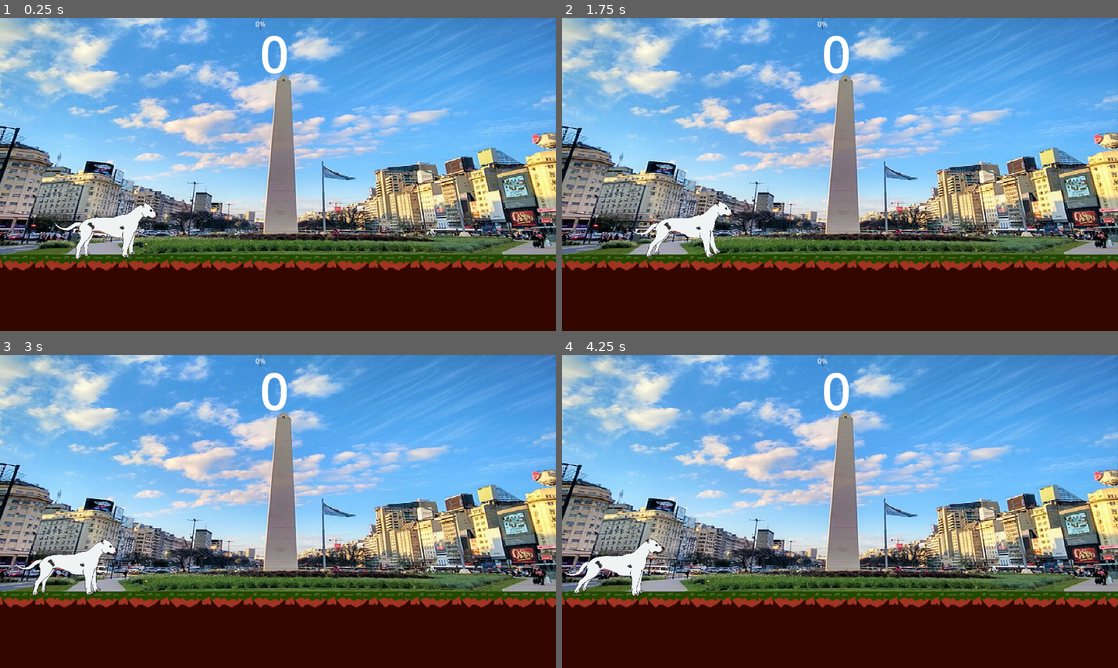
Above: before the commit, frames 1-4 (two rows, left to right).
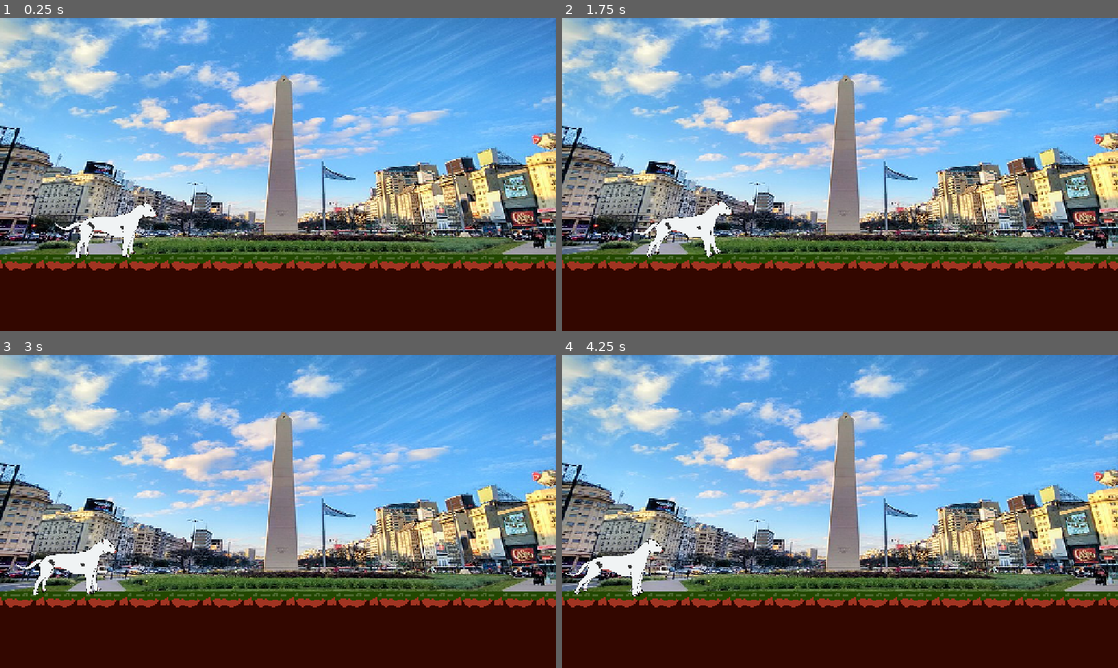
Above: after the commit, the same moments.

Repository: TheLuck12/DogoRun
Game: Godot game, scene res://Escena/nivel.tscn
Same seed, same stepped clock (60 frames per second), same inputs: the game is played once before the commit and once after it. The engine's default icon, where the game draws it, is replaced by a stand-in: a white triangle on a blue panel in a dark square.
Inputs:
- Up to frame 1 (0.25 s): no input
- Up to frame 2 (1.75 s): tap Enter (ui_accept) at 0.5, 0.77, 1.25, 1.52 s; hold Y 0.53-1.28 s; tap Y at 1.35 s
- Up to frame 3 (3 s): hold Y 2.03-2.78 s; tap Enter (ui_accept) at 2.75 s; tap Y at 2.85 s
- Up to frame 4 (4.25 s): tap Enter (ui_accept) at 3.02, 3.77 s; hold Y from 3.53 s (still down)

The runs differ from the first frame. In frame 1, 10% of the frame differs, in the area x 0-100%, y 0-81%; in frame 2, 10%; in frame 3, 10%; in frame 4, 10%.

Commit message:
nivel en prueba

Diff:
--- a/Escena/jugador.tscn
+++ b/Escena/jugador.tscn
@@ -4,12 +4,13 @@
 [ext_resource type="Texture2D" uid="uid://uu2fgpx4h2cv" path="res://Arte/Dogo/DogoArgentino.png" id="2_vsv37"]
 
 [sub_resource type="CapsuleShape2D" id="CapsuleShape2D_lbyo6"]
-height = 160.0
+radius = 7.2
+height = 177.778
 
 [sub_resource type="SkeletonModificationStack2D" id="SkeletonModificationStack2D_x1bex"]
 
 [sub_resource type="CapsuleShape2D" id="CapsuleShape2D_6ehte"]
-radius = 36.0
+radius = 57.6
 height = 174.0
 
 [sub_resource type="Animation" id="Animation_hw46g"]
@@ -219,13 +220,14 @@
 }
 
 [node name="Jugador" type="CharacterBody2D" groups=["PJ"]]
+scale = Vector2(0.84375, 0.833333)
 script = ExtResource("1_t2qgo")
 fuerzaSalto = 800
 metadata/_edit_horizontal_guides_ = [102.0]
 
 [node name="CollisionShape2D" type="CollisionShape2D" parent="."]
 physics_interpolation_mode = 1
-position = Vector2(0, 92)
+position = Vector2(9.48148, 97.2)
 rotation = 1.5708
 shape = SubResource("CapsuleShape2D_lbyo6")
 
@@ -375,6 +377,7 @@
 rest = Transform2D(0.853312, -0.521401, 0.521401, 0.853312, 21.0634, 6.11022)
 
 [node name="Perder" type="Area2D" parent="." groups=["PJ"]]
+position = Vector2(0, 13)
 
 [node name="CollisionShape2D" type="CollisionShape2D" parent="Perder"]
 position = Vector2(0, 11)
--- a/Escena/nivel.tscn
+++ b/Escena/nivel.tscn
@@ -9,7 +9,6 @@
 [ext_resource type="PackedScene" uid="uid://hiq8v640fdkr" path="res://Escena/mov_obs_3.tscn" id="6_ovso8"]
 [ext_resource type="Texture2D" uid="uid://c3j74w5qh2243" path="res://Arte/ObeliscoBA2015.2.jpg" id="7_f8y3q"]
 [ext_resource type="PackedScene" uid="uid://tbovlcygn17y" path="res://Escena/meta.tscn" id="9_cbkso"]
-[ext_resource type="PackedScene" uid="uid://blbrhdkmb00ge" path="res://Escena/interfaz.tscn" id="10_mwbu2"]
 
 [sub_resource type="TileSetAtlasSource" id="TileSetAtlasSource_kmxtv"]
 texture = ExtResource("1_6ytlt")
@@ -57,7 +56,7 @@
 layer_0/tile_data = PackedInt32Array(720918, 65536, 0, 786454, 65536, 1, 720919, 131072, 0, 786455, 131072, 1, 851990,  …(48126 unchanged characters)…
 
 [node name="Obstaculos" type="Node2D" parent="."]
-position = Vector2(864, 784)
+position = Vector2(0, 8)
 
 [node name="Colectivos" type="Node2D" parent="Obstaculos"]
 position = Vector2(-152, 592)
@@ -87,7 +86,7 @@
 position = Vector2(-208, -696)
 
 [node name="Enemigo1" parent="Obstaculos/TiraBotella" instance=ExtResource("2_lar65")]
-position = Vector2(4072, 1216)
+position = Vector2(4688, 1216)
 
 [node name="Enemigo2" parent="Obstaculos/TiraBotella" instance=ExtResource("2_lar65")]
 position = Vector2(7920, 1216)
@@ -96,37 +95,91 @@
 position = Vector2(12016, 1216)
 
 [node name="Enemigo3" parent="Obstaculos/TiraBotella" instance=ExtResource("2_lar65")]
-position = Vector2(13536, 1232)
+position = Vector2(13536, 1216)
 
 [node name="Enemigo4" parent="Obstaculos/TiraBotella" instance=ExtResource("2_lar65")]
-position = Vector2(16647, 1224)
+position = Vector2(16647, 1216)
 
 [node name="Enemigo5" parent="Obstaculos/TiraBotella" instance=ExtResource("2_lar65")]
-position = Vector2(19336, 1224)
+position = Vector2(19336, 1216)
 
 [node name="Enemigo6" parent="Obstaculos/TiraBotella" instance=ExtResource("2_lar65")]
-position = Vector2(20104, 1224)
+position = Vector2(20104, 1216)
 
 [node name="Enemigo8" parent="Obstaculos/TiraBotella" instance=ExtResource("2_lar65")]
-position = Vector2(23616, 1224)
+position = Vector2(23616, 1216)
 
 [node name="Enemigo9" parent="Obstaculos/TiraBotella" instance=ExtResource("2_lar65")]
-position = Vector2(24912, 1224)
+position = Vector2(24912, 1216)
+
+[node name="Enemigo10" parent="Obstaculos/TiraBotella" instance=ExtResource("2_lar65")]
+position = Vector2(27400, 1216)
+
+[node name="Enemigo11" parent="Obstaculos/TiraBotella" instance=ExtResource("2_lar65")]
+position = Vector2(28504, 1216)
 
 [node name="Drones" type="Node2D" parent="Obstaculos"]
 position = Vector2(-208, -696)
 
-[node name="Obstaculo4" parent="Obstaculos/Drones" instance=ExtResource("5_2jeap")]
-position = Vector2(7800, 96)
+[node name="MovObs4" parent="Obstaculos/Drones" instance=ExtResource("6_ovso8")]
+position = Vector2(9167, 928)
+
+[node name="Obstaculo4" parent="Obstaculos/Drones/MovObs4" instance=ExtResource("5_2jeap")]
+position = Vector2(8, -184)
 
 [node name="MovObs3" parent="Obstaculos/Drones" instance=ExtResource("6_ovso8")]
-position = Vector2(2416, 920)
+position = Vector2(3304, 920)
 
 [node name="Obstaculo3" parent="Obstaculos/Drones/MovObs3" instance=ExtResource("5_2jeap")]
 position = Vector2(8, 182)
 
-[node name="MovObs4" parent="Obstaculos/Drones" instance=ExtResource("6_ovso8")]
-position = Vector2(7792, 280)
+[node name="MovObs5" parent="Obstaculos/Drones" instance=ExtResource("6_ovso8")]
+position = Vector2(10704, 920)
+
+[node name="Obstaculo3" parent="Obstaculos/Drones/MovObs5" instance=ExtResource("5_2jeap")]
+position = Vector2(8, 182)
+
+[node name="MovObs6" parent="Obstaculos/Drones" instance=ExtResource("6_ovso8")]
+position = Vector2(16048, 920)
+
+[node name="Obstaculo3" parent="Obstaculos/Drones/MovObs6" instance=ExtResource("5_2jeap")]
+position = Vector2(0, 120)
+
+[node name="MovObs7" parent="Obstaculos/Drones" instance=ExtResource("6_ovso8")]
+position = Vector2(15288, 920)
+
+[node name="Obstaculo3" parent="Obstaculos/Drones/MovObs7" instance=ExtResource("5_2jeap")]
+position = Vector2(8, 64)
+
+[node name="MovObs8" parent="Obstaculos/Drones" instance=ExtResource("6_ovso8")]
+position = Vector2(21016, 920)
+
+[node name="Obstaculo3" parent="Obstaculos/Drones/MovObs8" instance=ExtResource("5_2jeap")]
+position = Vector2(8, 24)
+
+[node name="MovObs9" parent="Obstaculos/Drones" instance=ExtResource("6_ovso8")]
+position = Vector2(24272, 920)
+
+[node name="Obstaculo3" parent="Obstaculos/Drones/MovObs9" instance=ExtResource("5_2jeap")]
+position = Vector2(8, -104)
+
+[node name="MovObs10" parent="Obstaculos/Drones" instance=ExtResource("6_ovso8")]
+position = Vector2(26704, 920)
+
+[node name="Obstaculo3" parent="Obstaculos/Drones/MovObs10" instance=ExtResource("5_2jeap")]
+position = Vector2(8, 8)
+
+[node name="MovObs11" parent="Obstaculos/Drones" instance=ExtResource("6_ovso8")]
+position = Vector2(27408, 920)
+
+[node name="Obstaculo3" parent="Obstaculos/Drones/MovObs11" instance=ExtResource("5_2jeap")]
+position = Vector2(8, 216)
+
+[node name="MovObs12" parent="Obstaculos/Drones" instance=ExtResource("6_ovso8")]
+position = Vector2(28288, 920)
+
+[node name="Obstaculo3" parent="Obstaculos/Drones/MovObs12" instance=ExtResource("5_2jeap")]
+position = Vector2(8, -160)
 
 [node name="DetectarObjTirable" type="Area2D" parent="."]
 position = Vector2(680, 368)
@@ -165,6 +218,4 @@
 limit_smoothed = true
 position_smoothing_speed = 3.5
 
-[node name="Interfaz" parent="." instance=ExtResource("10_mwbu2")]
-
 [connection signal="body_entered" from="DetectarObjTirable" to="." method="ActivarTimer"]
--- a/Escena/obstaculo_2.tscn
+++ b/Escena/obstaculo_2.tscn
@@ -79,6 +79,6 @@
 
 [node name="CollisionPolygon2D" type="CollisionPolygon2D" parent="."]
 position = Vector2(-590, -219)
-polygon = PackedVector2Array(0.526306, -67.3158, 1263.68, -67.3158, 1263.68, -33.6316, -66.8421, -33.6316)
+polygon = PackedVector2Array(67.8947, -67.3158, 1145.79, -67.3158, 1263.68, -33.6316, -66.8421, -33.6316)
 
 [connection signal="area_entered" from="Area2D" to="." method="_on_area_2d_area_entered"]
--- a/project.godot
+++ b/project.godot
@@ -24,6 +24,7 @@
 
 window/size/viewport_width=1280
 window/size/viewport_height=720
+window/stretch/mode="canvas_items"
 
 [global_group]
 
Not shown: 1 places in Escena/nivel.tscn that only renumber resources
